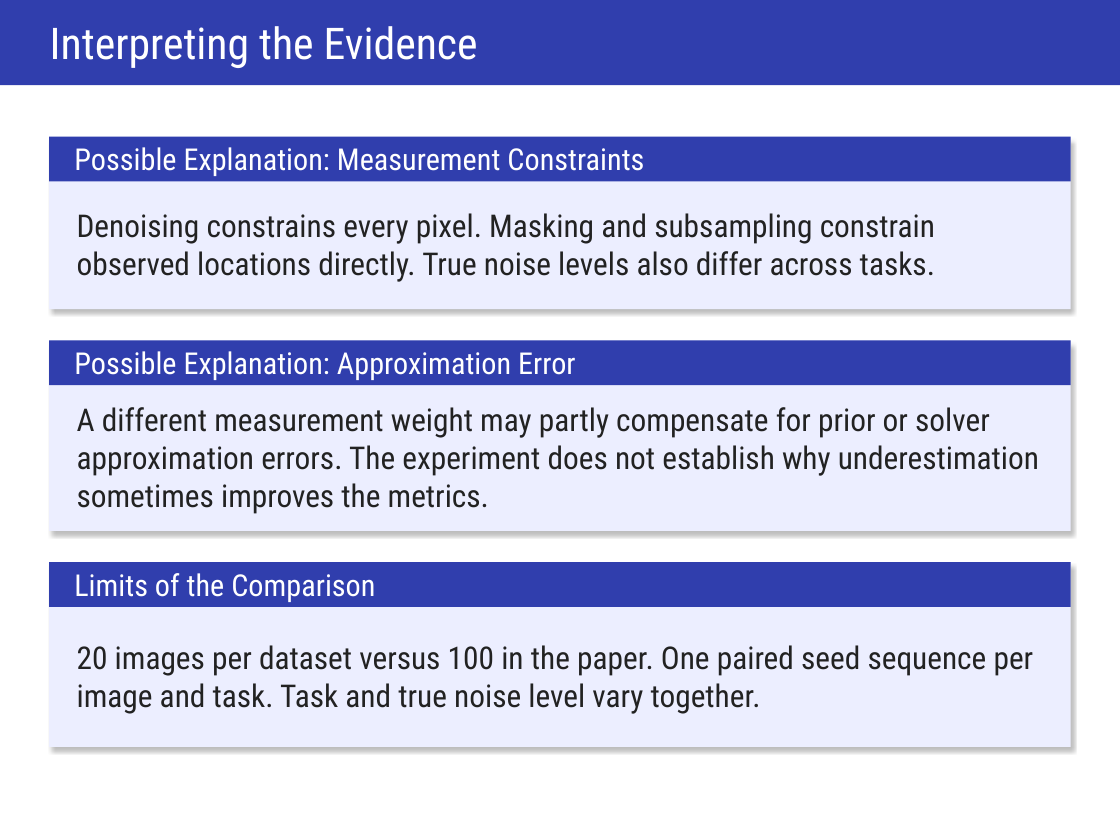
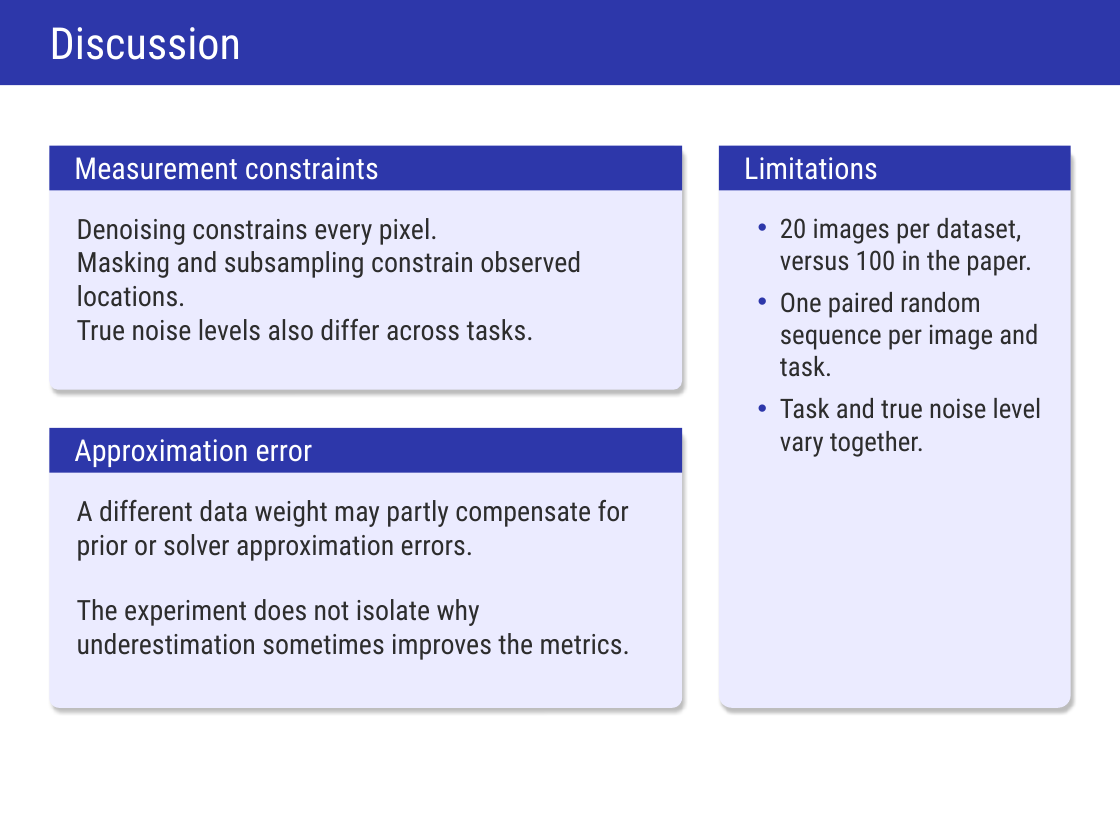
Before and after one commit to ItayShorian07/Diffusion--flower-project, a slide deck: slide 18 of artifacts/presentation/FLOWER- Presentation.pptx. Drawn at 1120x840 pixels with LibreOffice and Linux fonts; fonts in the diff are those of the drawing. Boxes give left, top, right and bottom in pixels: in the first picture for what was removed or moved away, otherwise in the second. Text is boxed around its words. In the diff, an @@ line names an element or a change of style, - is before the commit and + after.

```diff
--- a/artifacts/presentation/FLOWER- Presentation.pptx
+++ b/artifacts/presentation/FLOWER- Presentation.pptx
@@ text at [50,27,241,60]: text changed; size 29.2 to 29.6 pt @@
-Interpreting the Evidence
+Discussion
@@ rectangle: place and size @@
-rectangle at [49,137,1071,182]
+rectangle at [49,145,683,190]
@@ rectangle removed at [49,137,1071,308] @@
@@ rounded rectangle added at [49,145,683,389], fill #EBEBFF @@
@@ fill #303EAD to #2D37AA in 4 elements at [0,0,1120,85], [49,145,683,190], [49,428,683,473], [719,145,1071,190] @@
@@ rectangle: place and size @@
-rectangle at [49,562,1071,607]
+rectangle at [719,145,1071,190]
@@ rounded rectangle added at [719,145,1071,707], fill #EBEBFF @@
@@ text at [74,157,379,180]: text changed @@
-Possible Explanation: Measurement Constraints
+Measurement constraints
@@ text added at [744,157,878,180], 20.2 pt, text #FFFFFF @@
+Limitations
@@ text at [77,218,581,341]: text changed; size 21 to 18.8 pt; text colour #222222 to #2D2D2D @@
-Denoising constrains every pixel. Masking and subsampling constrain observed locations directly. True noise levels also differ across tasks.
+Denoising constrains every pixel.
+Masking and subsampling constrain observed locations.
+True noise levels also differ across tasks.
@@ text at [780,218,1042,457]: text changed; size 21 to 18 pt; text colour #222222 to #2D2D2D @@
-20 images per dataset versus 100 in the paper. One paired seed sequence per image and task. Task and true noise level vary together.
+• 20 images per dataset, versus 100 in the paper.
+• One paired random sequence per image and task.
+• Task and true noise level vary together.
@@ rectangle removed at [49,341,1071,531] @@
@@ rectangle: place and size @@
-rectangle at [49,341,1071,386]
+rectangle at [49,428,683,473]
@@ rounded rectangle added at [49,428,683,707], fill #EBEBFF @@
@@ text at [74,439,313,467]: text changed @@
-Possible Explanation: Approximation Error
+Approximation error
@@ vertical alignment middle to top in 3 elements at [77,218,581,341], [780,218,1042,457], [77,499,630,660] @@
@@ text at [77,499,630,660]: text changed; size 21 to 18.8 pt; text colour #222222 to #2D2D2D @@
-A different measurement weight may partly compensate for prior or solver approximation errors. The experiment does not establish why underestimation sometimes improves the metrics.
+A different data weight may partly compensate for prior or solver approximation errors.
+The experiment does not isolate why underestimation sometimes improves the metrics.
@@ rectangle removed at [49,562,1071,747] @@
@@ text removed at [74,573,375,602] @@
-Limits of the Comparison
```
Also in this commit, not shown: 19 other slides changed, 2 other files.
